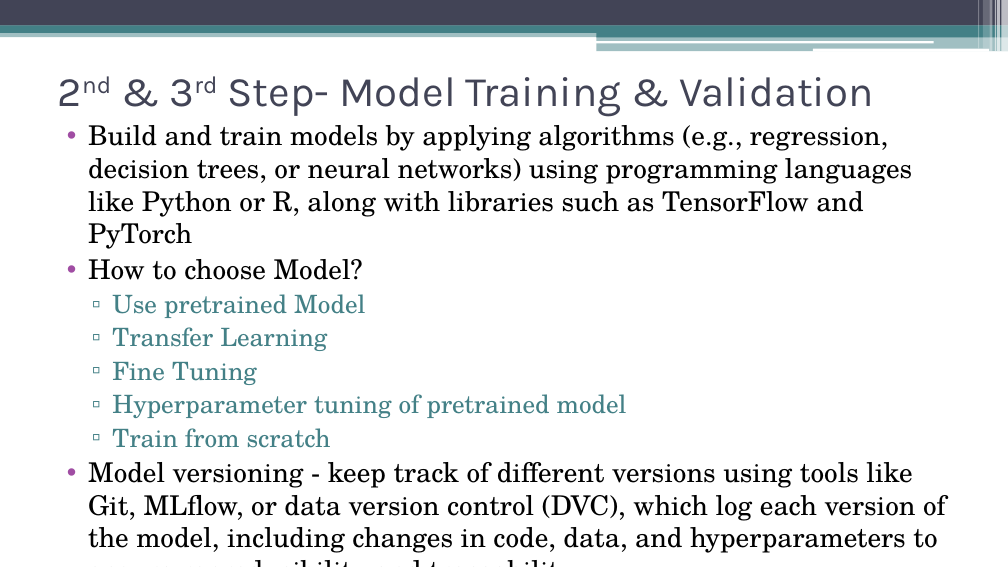
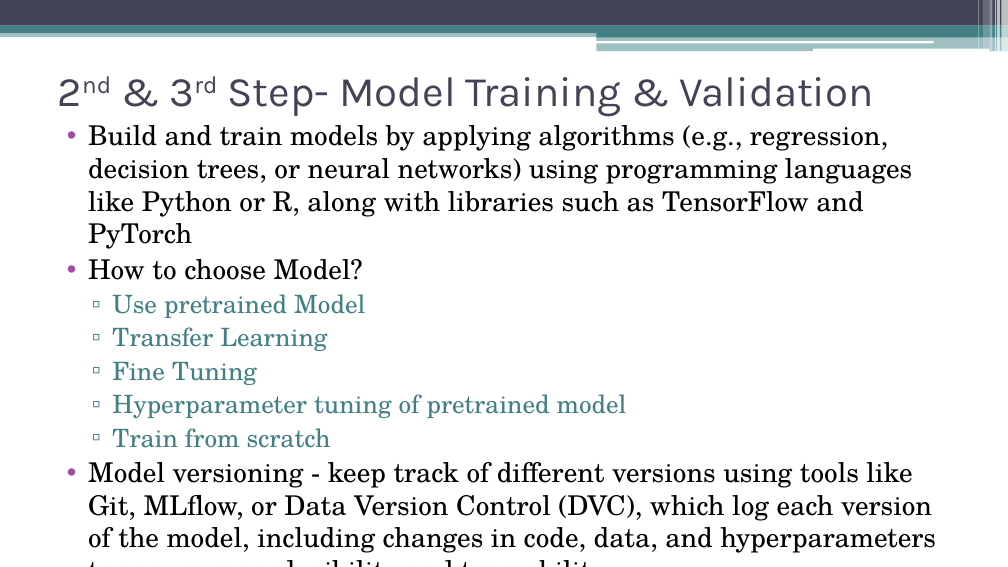
Before and after one commit to look4pritam/DeepLearning, a slide deck: slide 6 of Presentations/MLOPs.pptx. Drawn at 1008x567 pixels with LibreOffice and Linux fonts; fonts in the diff are those of the drawing. Boxes give left, top, right and bottom in pixels: in the first picture for what was removed or moved away, otherwise in the second. Text is boxed around its words. In the diff, an @@ line names an element or a change of style, - is before the commit and + after.

```diff
--- a/Presentations/MLOPs.pptx
+++ b/Presentations/MLOPs.pptx
@@ text at [88,462,936,553]: text changed @@
-• Model versioning - keep track of different versions using tools like Git, MLflow, or data version control (DVC), which log each version of the model, including changes in code, data, and hyperparameters to ensure reproducibility and traceability
+• Model versioning - keep track of different versions using tools like Git, MLflow, or Data Version Control (DVC), which log each version of the model, including changes in code, data, and hyperparameters to ensure reproducibility and traceability
```
Also in this commit, not shown: 1 other slide changed, 1 slide added.
